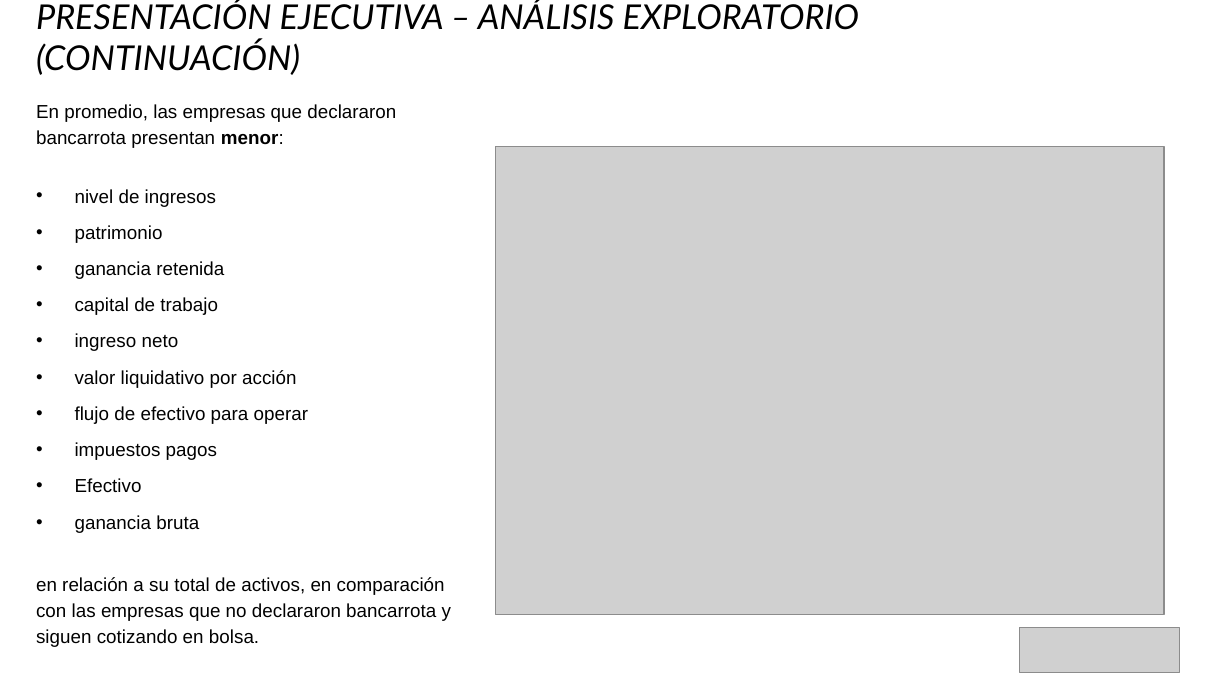
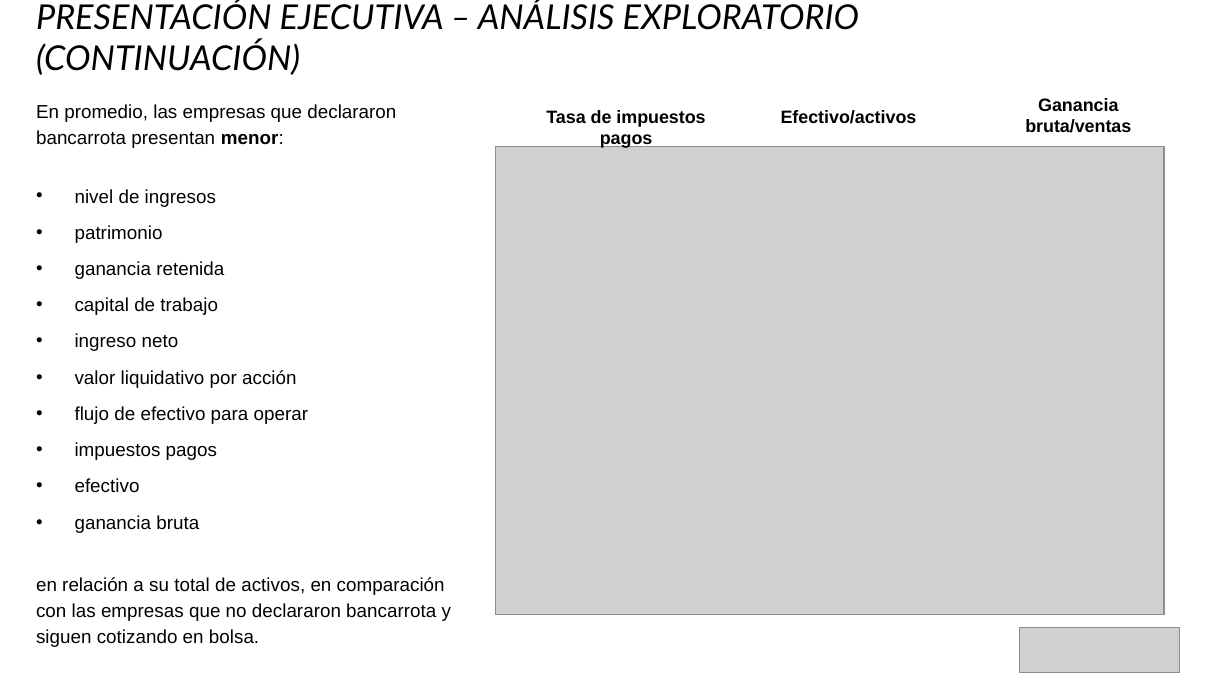
Before and after one commit to lechori/proyectobancarrota, a slide deck: slide 8 of Proyecto Bancarrota - Coderhouse - Presentación Ejecutiva.pptx. Drawn at 1232x693 pixels with LibreOffice and Linux fonts; fonts in the diff are those of the drawing; grey boxes stand for pictures. Boxes give left, top, right and bottom in pixels: in the first picture for what was removed or moved away, otherwise in the second. Text is boxed around its words. In the diff, an @@ line names an element or a change of style, - is before the commit and + after.

```diff
--- a/Proyecto Bancarrota - Coderhouse - Presentación Ejecutiva.pptx
+++ b/Proyecto Bancarrota - Coderhouse - Presentación Ejecutiva.pptx
@@ text added at <box>546,110,705,148</box>, 10.5 pt, text #000000, bold @@
+Tasa de impuestos pagos
@@ text added at <box>781,110,917,124</box>, 10.5 pt, text #000000, bold @@
+Efectivo/activos
@@ text added at <box>1025,98,1131,133</box>, 10.5 pt, text #000000, bold @@
+Ganancia bruta/ventas
@@ text at <box>75,478,140,493</box>: text changed @@
-• Efectivo
+• efectivo
```
Also in this commit, not shown: 5 other slides changed.
